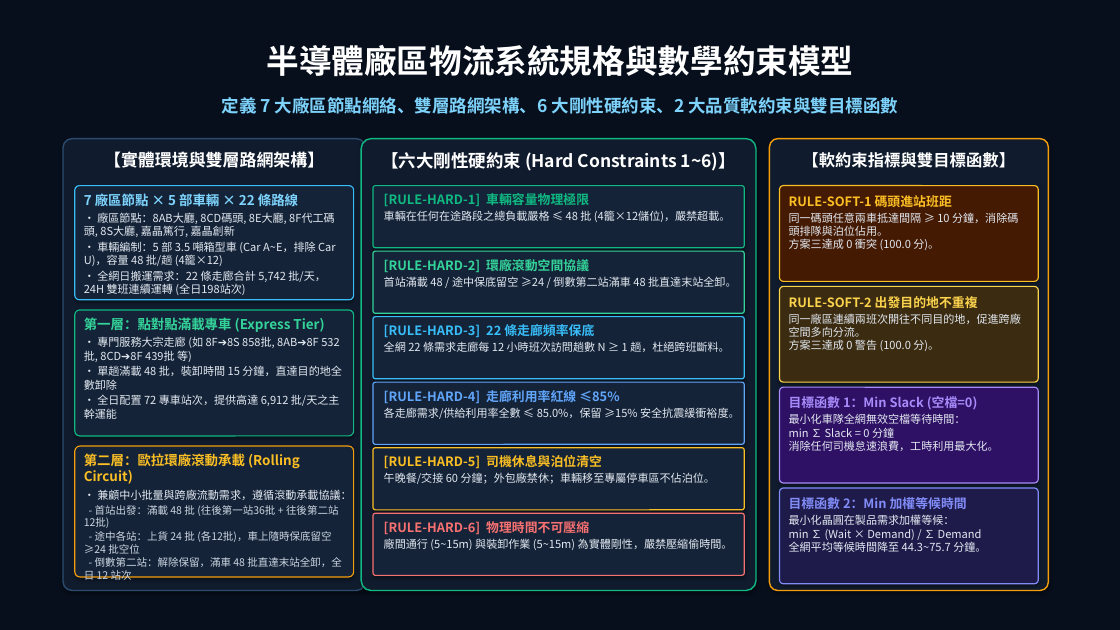
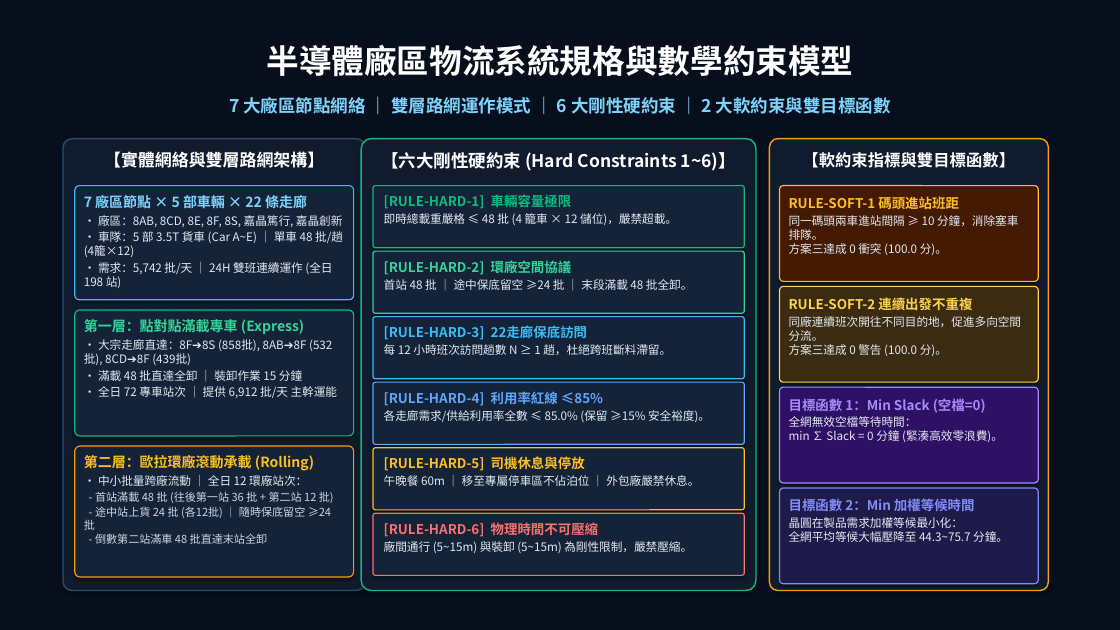
Before and after one commit to megkenhuang-ctrl/logistics-hub, a slide deck: slide 2 of 半導體廠區物流排程優化_高階主管報告與演算法規格.pptx. Drawn at 1120x630 pixels with LibreOffice and Linux fonts; fonts in the diff are those of the drawing; background and template pictures are left out; a plain dark background stands for a picture behind light text. Boxes give left, top, right and bottom in pixels: in the first picture for what was removed or moved away, otherwise in the second. Text is boxed around its words. In the diff, an @@ line names an element or a change of style, - is before the commit and + after.

Commit message:
style(presentation): 精簡簡報文字為高階數據導向，強化圖表與核心指標層次

```diff
--- a/半導體廠區物流排程優化_高階主管報告與演算法規格.pptx
+++ b/半導體廠區物流排程優化_高階主管報告與演算法規格.pptx
@@ text at bbox=[229, 97, 891, 114]: text changed @@
-定義 7 大廠區節點網絡、雙層路網架構、6 大剛性硬約束、2 大品質軟約束與雙目標函數
+7 大廠區節點網絡 ｜ 雙層路網運作模式 ｜ 6 大剛性硬約束 ｜ 2 大軟約束與雙目標函數
@@ text at bbox=[104, 151, 324, 168]: text changed @@
-【實體環境與雙層路網架構】
+【實體網絡與雙層路網架構】
@@ text at bbox=[84, 193, 343, 288]: text changed; size 9.5 to 10 pt @@
-7 廠區節點 × 5 部車輛 × 22 條路線
-• 廠區節點：8AB大廳, 8CD碼頭, 8E大廳, 8F代工碼頭, 8S大廳, 嘉晶篤行, 嘉晶創新
-• 車輛編制：5 部 3.5 噸箱型車 (Car A~E，排除 Car U)，容量 48 批/趟 (4籠×12)
-• 全網日搬運需求：22 條走廊合計 5,742 批/天，24H 雙班連續運轉 (全日198站次)
+7 廠區節點 × 5 部車輛 × 22 條走廊
+• 廠區：8AB, 8CD, 8E, 8F, 8S, 嘉晶篤行, 嘉晶創新
+• 車隊：5 部 3.5T 貨車 (Car A~E) ｜ 單車 48 批/趟 (4籠×12)
+• 需求：5,742 批/天 ｜ 24H 雙班連續運作 (全日 198 站)
@@ text at bbox=[384, 195, 677, 225]: text changed; size 9.5 to 10 pt @@
-[RULE-HARD-1] 車輛容量物理極限
-車輛在任何在途路段之總負載嚴格 ≤ 48 批 (4籠×12儲位)，嚴禁超載。
+[RULE-HARD-1] 車輛容量極限
+即時總載重嚴格 ≤ 48 批 (4 籠車 × 12 儲位)，嚴禁超載。
@@ text at bbox=[789, 197, 959, 209]: size 11 to 11.5 pt in "RULE-SOFT-1 碼頭進站班距" @@
@@ text at bbox=[789, 215, 1018, 255]: text changed; size 9.5 to 10 pt @@
-同一碼頭任意兩車抵達間隔 ≥ 10 分鐘，消除碼頭排隊與泊位佔用。
-方案三達成 0 衝突 (100.0 分)。
+同一碼頭兩車進站間隔 ≥ 10 分鐘，消除塞車排隊。
+方案三達成 0 衝突 (100.0 分)。
@@ text at bbox=[384, 261, 693, 290]: text changed; size 9.5 to 10 pt @@
-[RULE-HARD-2] 環廠滾動空間協議
-首站滿載 48 / 途中保底留空 ≥24 / 倒數第二站滿車 48 批直達末站全卸。
+[RULE-HARD-2] 環廠空間協議
+首站 48 批 ｜ 途中保底留空 ≥24 批 ｜ 末段滿載 48 批全卸。
@@ text at bbox=[789, 297, 1022, 356]: text changed; size 9.5 to 10 pt @@
-RULE-SOFT-2 出發目的地不重複
-同一廠區連續兩班次開往不同目的地，促進跨廠空間多向分流。
-方案三達成 0 警告 (100.0 分)。
+RULE-SOFT-2 連續出發不重複
+同廠連續班次開往不同目的地，促進多向空間分流。
+方案三達成 0 警告 (100.0 分)。
@@ text at bbox=[84, 319, 338, 398]: text changed; size 9.5 to 10 pt @@
-第一層：點對點滿載專車 (Express Tier)
-• 專門服務大宗走廊 (如 8F➔8S 858批, 8AB➔8F 532批, 8CD➔8F 439批 等)
-• 單趟滿載 48 批，裝卸時間 15 分鐘，直達目的地全數卸除
-• 全日配置 72 專車站次，提供高達 6,912 批/天之主幹運能
+第一層：點對點滿載專車 (Express)
+• 大宗走廊直達：8F➔8S (858批), 8AB➔8F (532批), 8CD➔8F (439批)
+• 滿載 48 批直達全卸 ｜ 裝卸作業 15 分鐘
+• 全日 72 專車站次 ｜ 提供 6,912 批/天 主幹運能
@@ text at bbox=[384, 325, 671, 355]: text changed; size 9.5 to 10 pt @@
-[RULE-HARD-3] 22 條走廊頻率保底
-全網 22 條需求走廊每 12 小時班次訪問趟數 N ≥ 1 趟，杜絕跨班斷料。
+[RULE-HARD-3] 22走廊保底訪問
+每 12 小時班次訪問趟數 N ≥ 1 趟，杜絕跨班斷料滯留。
@@ text at bbox=[384, 391, 710, 422]: text changed; size 9.5 to 10 pt @@
-[RULE-HARD-4] 走廊利用率紅線 ≤85%
-各走廊需求/供給利用率全數 ≤ 85.0%，保留 ≥15% 安全抗震緩衝裕度。
+[RULE-HARD-4] 利用率紅線 ≤85%
+各走廊需求/供給利用率全數 ≤ 85.0% (保留 ≥15% 安全裕度)。
@@ text at bbox=[789, 416, 1003, 442]: text changed; size 9.5 to 10 pt @@
-最小化車隊全網無效空檔等待時間：
-min ∑ Slack = 0 分鐘
-消除任何司機怠速浪費，工時利用最大化。
+全網無效空檔等待時間：
+min ∑ Slack = 0 分鐘 (緊湊高效零浪費)。
@@ text at bbox=[789, 398, 986, 413]: size 11 to 11.5 pt in "目標函數 1：Min Slack (空檔=0)" @@
@@ text at bbox=[84, 455, 334, 544]: text changed; size 9 to 9.5 pt @@
-第二層：歐拉環廠滾動承載 (Rolling Circuit)
-• 兼顧中小批量與跨廠流動需求，遵循滾動承載協議：
-- 首站出發：滿載 48 批 (往後第一站36批 + 往後第二站12批)
-- 途中各站：上貨 24 批 (各12批)，車上隨時保底留空 ≥24 批空位
-- 倒數第二站：解除保留，滿車 48 批直達末站全卸，全日 12 站次
+第二層：歐拉環廠滾動承載 (Rolling)
+• 中小批量跨廠流動 ｜ 全日 12 環廠站次：
+- 首站滿載 48 批 (往後第一站 36 批 + 第二站 12 批)
+- 途中站上貨 24 批 (各12批) ｜ 隨時保底留空 ≥24 批
+- 倒數第二站滿車 48 批直達末站全卸
@@ text at bbox=[384, 456, 699, 486]: text changed; size 9.5 to 10 pt @@
-[RULE-HARD-5] 司機休息與泊位清空
-午晚餐/交接 60 分鐘；外包廠禁休；車輛移至專屬停車區不佔泊位。
+[RULE-HARD-5] 司機休息與停放
+午晚餐 60m ｜ 移至專屬停車區不佔泊位 ｜ 外包廠嚴禁休息。
@@ text at bbox=[789, 499, 975, 511]: size 11 to 11.5 pt in "目標函數 2：Min 加權等候時間" @@
@@ text at bbox=[384, 522, 598, 537]: size 11 to 11.5 pt in "[RULE-HARD-6] 物理時間不可壓縮" @@
@@ text at bbox=[789, 517, 1008, 542]: text changed; size 9.5 to 10 pt @@
-最小化晶圓在製品需求加權等候：
-min ∑ (Wait × Demand) / ∑ Demand
-全網平均等候時間降至 44.3~75.7 分鐘。
+晶圓在製品需求加權等候最小化：
+全網平均等候大幅壓降至 44.3~75.7 分鐘。
@@ text at bbox=[384, 541, 692, 553]: text changed; size 9.5 to 10 pt @@
-廠間通行 (5~15m) 與裝卸作業 (5~15m) 為實體剛性，嚴禁壓縮偷時間。
+廠間通行 (5~15m) 與裝卸 (5~15m) 為剛性限制，嚴禁壓縮。
```
Also in this commit, not shown: 4 other slides changed, 1 other file.
